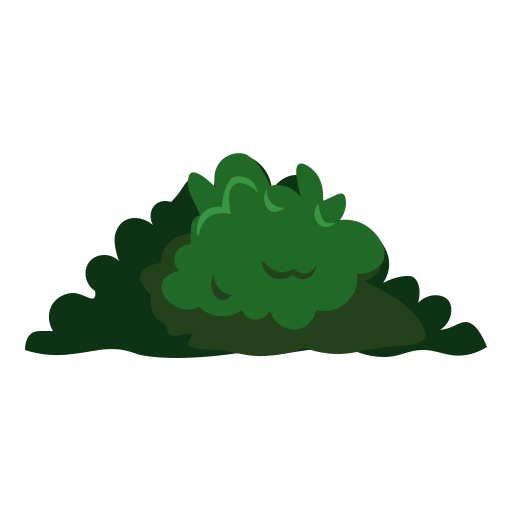
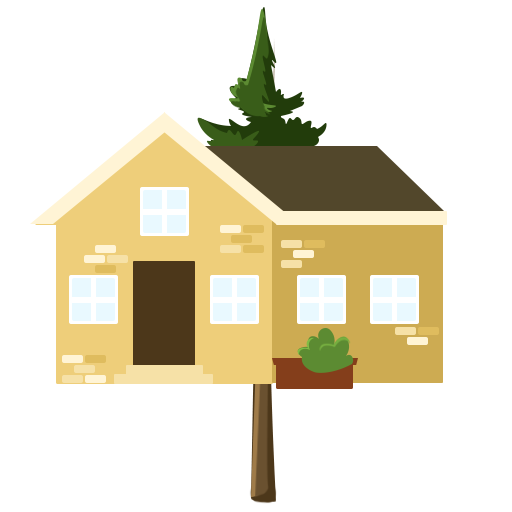
Before/after of a 512x512 layered artwork. What changed in the layer stack:
added group "Group 1" with 58 layers above "pine_tree" over [25, 77, 487, 443]
added layer "Layer 58 copy" in group "Group 1" over [164, 112, 299, 224]
added layer "Layer 58" in group "Group 1" over [30, 112, 165, 224]
added group "planter box" with 4 layers in group "Group 1" over [272, 328, 358, 389]
added layer "Rectangle 2 copy 2" in group "Group 1" over [133, 261, 195, 366]
added layer "Rectangle 2 copy" in group "Group 1" over [272, 218, 443, 383]
added layer "Rectangle 2" in group "Group 1" over [56, 206, 273, 384]
added layer "Polygon 1" in group "Group 1" over [35, 116, 293, 225]
added layer "Layer 59" in group "Group 1" over [149, 146, 444, 212]
added group "pine_tree" with 40 layers above "other_assets" over [60, 7, 441, 504]
added group "light_green" with 37 layers in group "pine_tree" over [164, 7, 348, 504]
added layer "Layer 26" in group "light_green" over [186, 294, 342, 345]
added layer "Layer 53" in group "light_green" over [189, 285, 258, 358]
added layer "Layer 24" in group "light_green" over [181, 246, 348, 315]
added layer "Layer 22" in group "light_green" over [189, 195, 324, 252]
added layer "Layer 20" in group "light_green" over [212, 155, 311, 209]
added layer "Layer 34" in group "light_green" over [230, 17, 271, 117]
added layer "Layer 33" in group "light_green" over [228, 9, 276, 115]
added layer "Layer 19" in group "light_green" over [199, 7, 327, 172]
added layer "Layer 51 copy" in group "light_green" over [255, 38, 275, 498]
added layer "Layer 51" in group "light_green" over [251, 34, 268, 497]
added layer "Layer 52" in group "light_green" over [249, 34, 277, 504]
added group "other_assets" with 4 layers above "shrub" over [34, 25, 487, 477]
hid group "shrub" (5 layers) over [25, 153, 487, 359]
…and 73 more changes (73 added)
